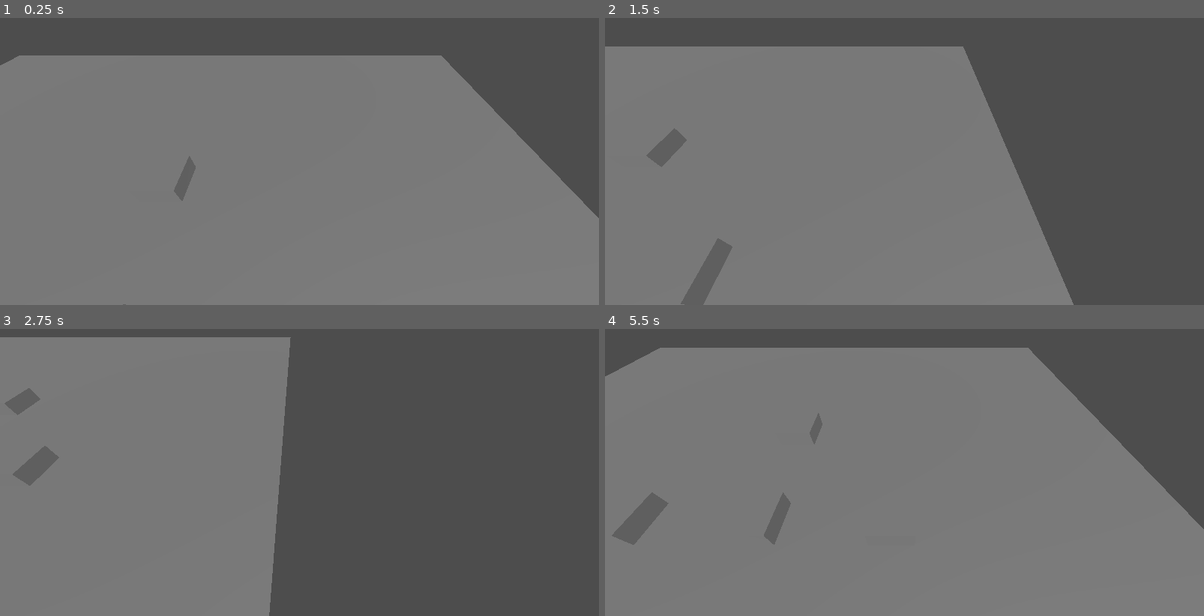
Above: before the commit, frames 1-4 (two rows, left to right).
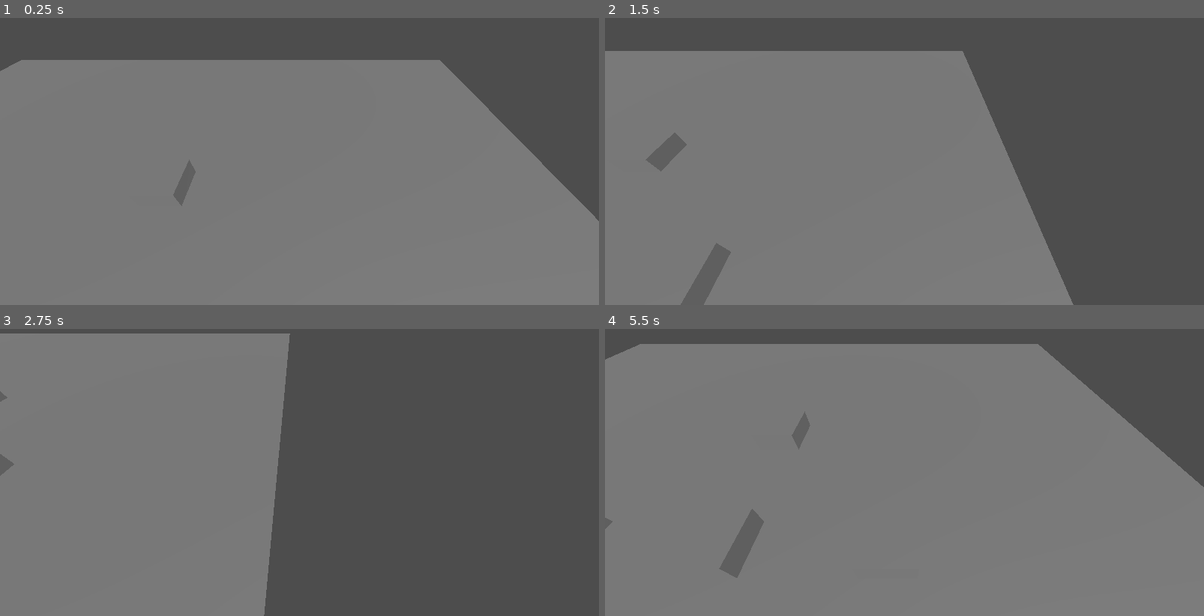
Above: after the commit, the same moments.

Repository: DripBoolean/cheese-game
Game: Godot game, scene res://scenes/world_root.tscn
The game is run twice, just before and just after one commit, with the same random seed, the same clock (stepped at 60 frames per second) and the same inputs.
Inputs (mouse positions are in pixels of both pictures, inside the frame that each line leads up to):
- Up to frame 1 (0.25 s): no input
- Up to frame 2 (1.5 s): tap Enter at 0.5 s; move the mouse to (1036, 121) at 0.52 s; hold D (move_right) 0.53-1.28 s; tap Mouse wheel up (zoom_in) at 0.6 s; move the mouse to (784, 152) at 1.27 s; hold S (move_down, bound only before the commit) from 1.28 s (still down); tap Mouse wheel down (zoom_out) at 1.35 s
- Up to frame 3 (2.75 s): move the mouse to (359, 374) at 2.02 s; release S (move_down, bound only before the commit) at 2.03 s; hold D (move_right) from 2.03 s (still down); tap Mouse wheel up (zoom_in) at 2.1 s
- Up to frame 4 (5.5 s): move the mouse to (874, 515) at 2.77 s; release D (move_right) at 2.78 s; hold W (move_up, bound only before the commit) 2.78-3.53 s; tap Mouse wheel down (zoom_out) at 2.85, 4.35 s; move the mouse to (1084, 498) at 3.52 s; hold A (move_left) 3.53-5.03 s; tap Mouse wheel up (zoom_in) at 3.6, 5.1 s; move the mouse to (724, 397) at 4.27 s; move the mouse to (934, 446) at 5.02 s; hold S (move_down, bound only before the commit) from 5.03 s (still down)

The runs differ from the first frame. In frame 1, 1.6% of the frame differs, in the area x 0-100%, y 13-100%; in frame 2, 1.4%; in frame 3, 2.0%; in frame 4, 5.8%, in the area x 0-100%, y 5-87%.

Commit message:
Player_Movement_V4
Restored player movement to pre overwrite state see Player_Movement_V2 for details on its operation.

Diff:
--- a/project.godot
+++ b/project.godot
@@ -17,12 +17,12 @@
 
 [input]
 
-move_up={
+move_forward={
 "deadzone": 0.5,
 "events": [Object(InputEventKey,"resource_local_to_scene":false,"resource_name":"","device":-1,"window_id":0,"alt_press …(192 unchanged characters)…
 ]
 }
-move_down={
+move_back={
 "deadzone": 0.5,
 "events": [Object(InputEventKey,"resource_local_to_scene":false,"resource_name":"","device":-1,"window_id":0,"alt_press …(192 unchanged characters)…
 ]
--- a/scenes/player.tscn
+++ b/scenes/player.tscn
@@ -1,10 +1,15 @@
-[gd_scene load_steps=2 format=3 uid="uid://v5q2ern0mj33"]
+[gd_scene load_steps=3 format=3 uid="uid://v5q2ern0mj33"]
 
-[ext_resource type="Script" path="res://scenes/player.gd" id="1_flp6a"]
+[ext_resource type="Script" path="res://scenes/player_movement.gd" id="1_wvp2n"]
 
-[node name="Player" type="Node3D"]
-script = ExtResource("1_flp6a")
+[sub_resource type="SphereShape3D" id="SphereShape3D_8de0g"]
+
+[node name="Player" type="CharacterBody3D"]
+script = ExtResource("1_wvp2n")
 
 [node name="Camera3D" type="Camera3D" parent="."]
-transform = Transform3D(1, 0, 0, 0, 0.693716, 0.720249, 0, -0.720249, 0.693716, 0, 0, 0)
+transform = Transform3D(1, 0, 0, 0, 0.707107, 0.707107, 0, -0.707107, 0.707107, 0, 0, 0)
 current = true
+
+[node name="CollisionShape3D" type="CollisionShape3D" parent="."]
+shape = SubResource("SphereShape3D_8de0g")
